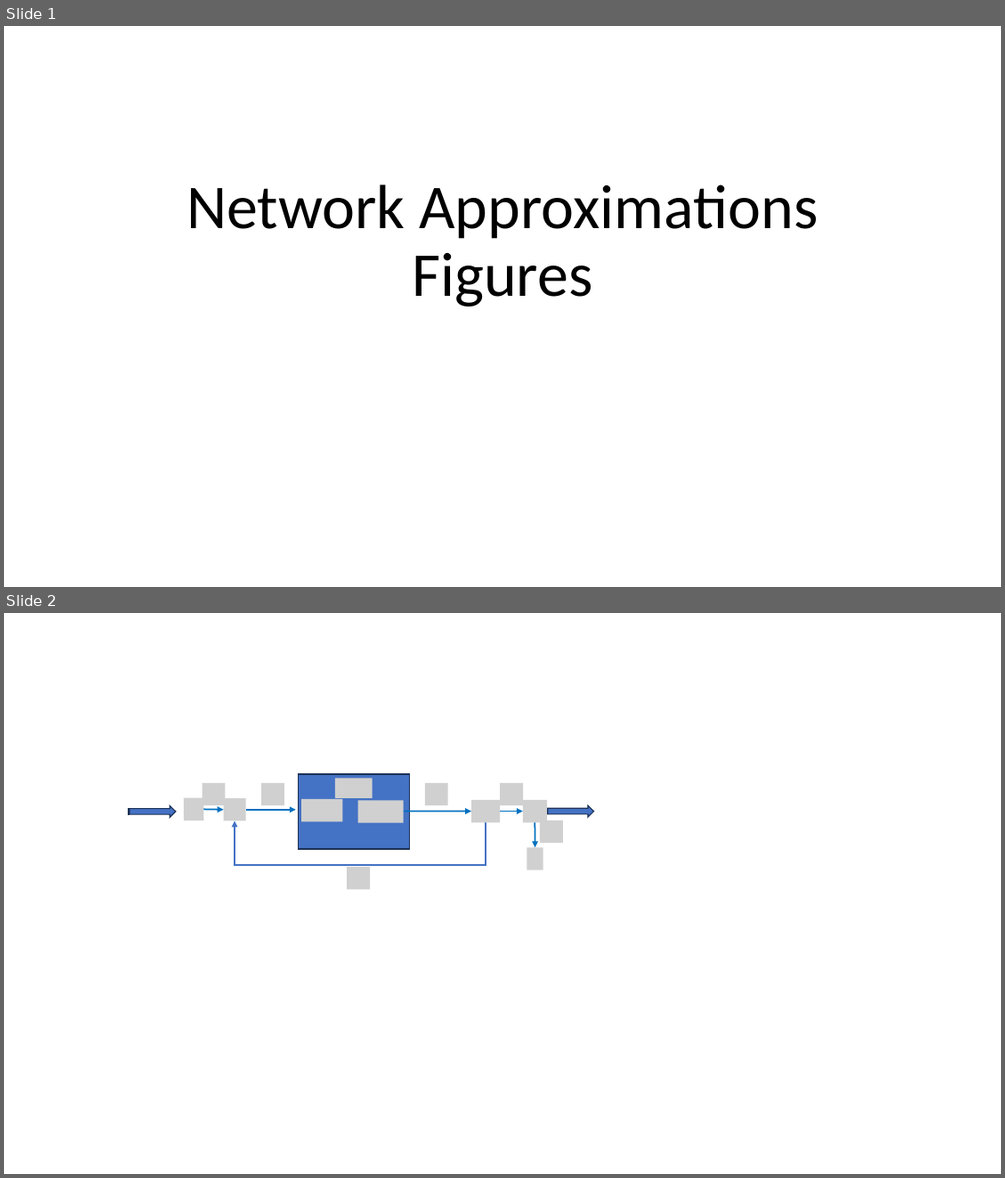
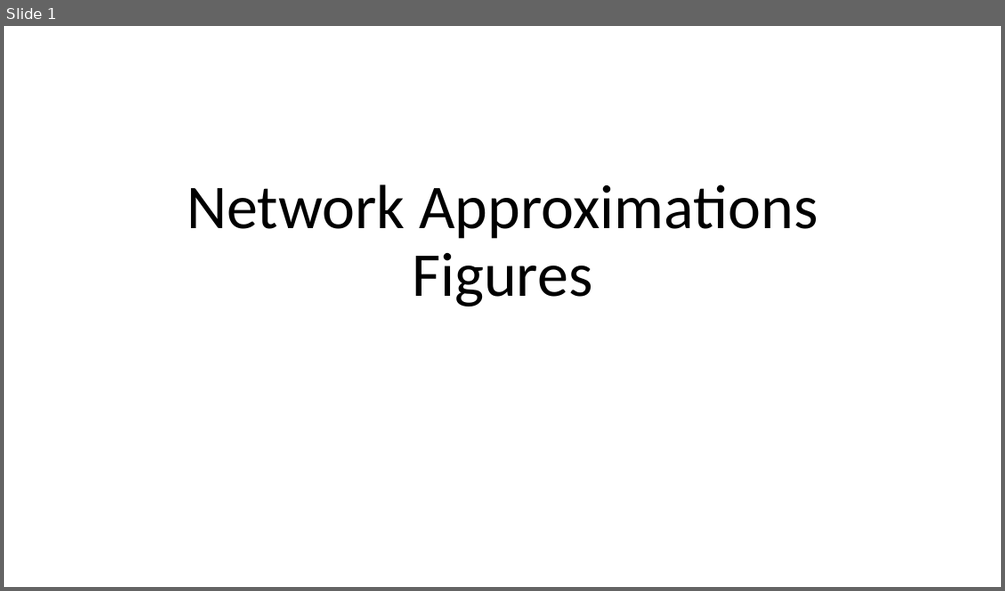
Before and after one commit to joseph-hellerstein/linear_reaction_networks, a slide deck: docs/figures.pptx. Shown one above the other, each under a label of ours: slides 1 and 2 before the commit, slide 1 after it. The pictures are 1005x1178 and 1005x591 pixels, drawn with LibreOffice and Linux fonts; fonts in the diff are those of the drawing; grey boxes stand for pictures. Boxes give left, top, right and bottom in pixels: in the first picture for what was removed or moved away, otherwise in the second. Text is boxed around its words. In the diff, an @@ line names an element or a change of style, - is before the commit and + after.

```diff
--- a/docs/figures.pptx
+++ b/docs/figures.pptx
@@ slide 2 removed at (4,613,1001,1174), background #FFFFFF @@
@@ picture removed at (184,798,203,820) @@
@@ picture removed at (202,783,226,805) @@
@@ picture removed at (224,798,246,821) @@
@@ picture removed at (261,783,284,805) @@
@@ rectangle removed at (298,774,409,850) @@
@@ picture removed at (301,799,343,821) @@
@@ picture removed at (335,779,372,798) @@
@@ picture removed at (425,783,448,805) @@
@@ picture removed at (500,783,523,805) @@
@@ striped right arrow removed at (128,806,176,818) @@
@@ arrow removed from (203, 809) to (224, 810) @@
@@ elbow arrow removed from (485, 822) to (235, 821) @@
@@ arrow removed from (245, 810) to (296, 810) @@
@@ picture removed at (357,800,404,822) @@
@@ arrow removed from (394, 811) to (471, 811) @@
@@ picture removed at (471,800,500,822) @@
@@ arrow removed from (500, 811) to (523, 811) @@
@@ picture removed at (523,800,547,822) @@
@@ arrow removed from (535, 822) to (535, 847) @@
@@ picture removed at (540,820,563,843) @@
@@ striped right arrow removed at (546,805,594,817) @@
@@ picture removed at (526,847,543,869) @@
@@ picture removed at (348,867,371,889) @@
```
Also in this commit, not shown: 2 slides added, 7 other files.
